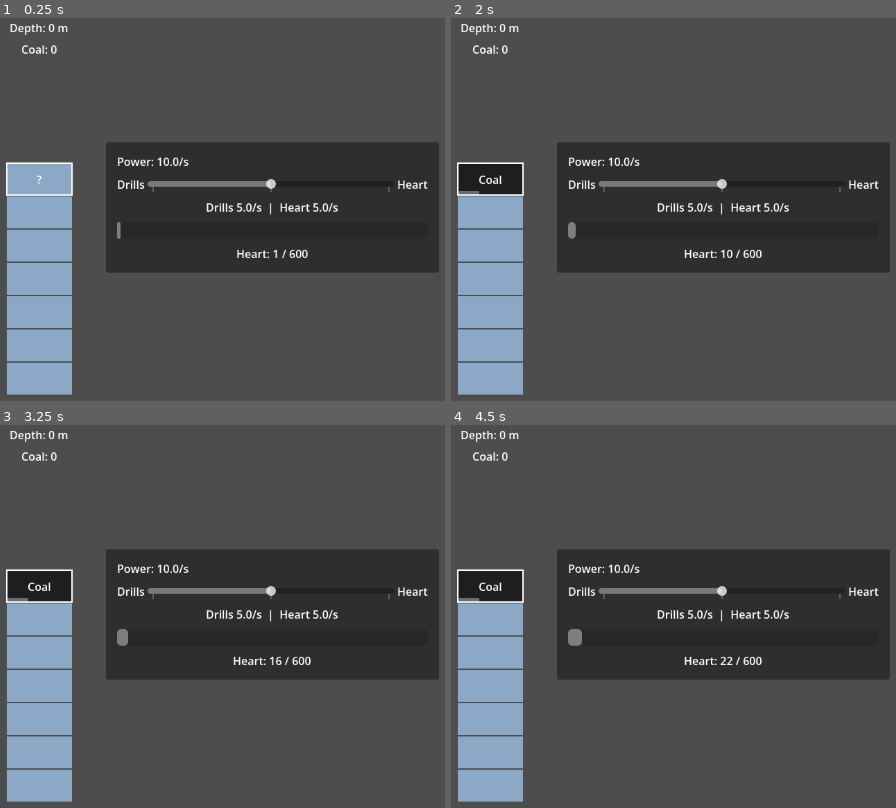
Above: before the commit, frames 1-4 (two rows, left to right).
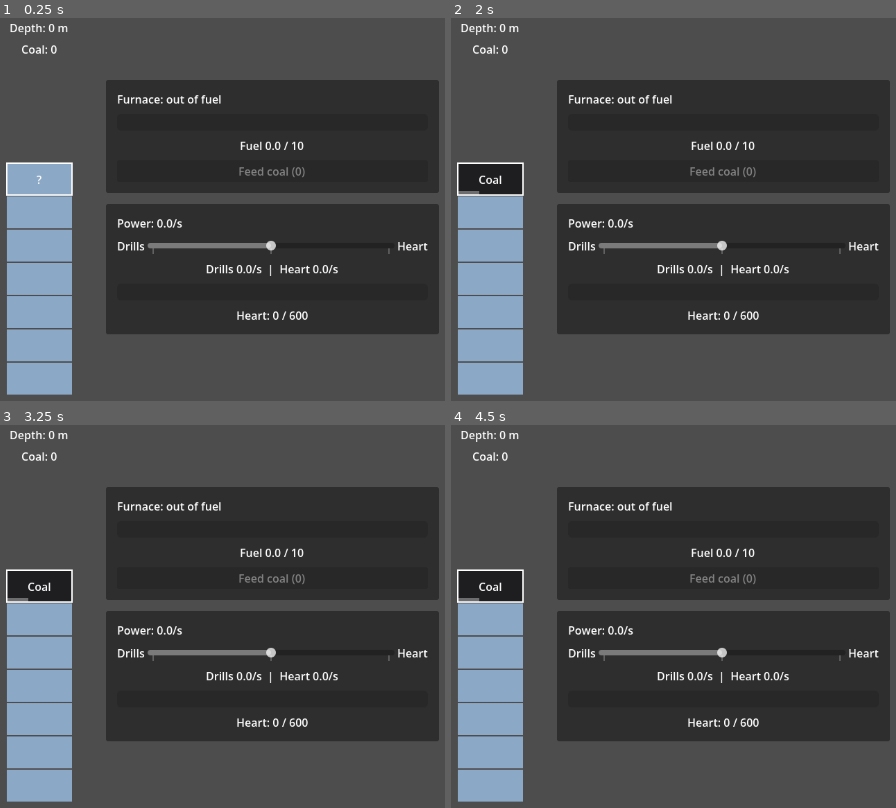
Above: after the commit, the same moments.

Repository: SneakKestrel16/Mininginc
Game: Godot game, scene res://src/main.tscn
Two runs of this game, one before a commit and one after it. Both use one fixed random seed, a clock stepped at 60 frames per second and the inputs below.
Inputs (mouse positions are in pixels of both pictures, inside the frame that each line leads up to):
- Up to frame 1 (0.25 s): no input
- Up to frame 2 (2 s): tap Enter at 0.5 s; move the mouse to (851, 186) at 0.52 s; click (851, 186) at 0.67 s; tap Space at 1.25 s; move the mouse to (513, 228) at 1.27 s; click (513, 228) at 1.42 s
- Up to frame 3 (3.25 s): move the mouse to (302, 516) at 2.02 s; click (302, 516) at 2.17 s; move the mouse to (182, 704) at 2.77 s; click (182, 704) at 2.92 s
- Up to frame 4 (4.5 s): move the mouse to (outside the picture) at 3.52 s; click (outside the picture) at 3.67 s; move the mouse to (outside the picture) at 4.27 s; click (outside the picture) at 4.42 s

The runs differ from the first frame. In frame 1, 29% of the frame differs, in the area x 23-99%, y 16-83%; in frame 2, 29%; in frame 3, 29%; in frame 4, 29%.

Commit message:
feat: story 003 hand-fed furnace (heartwake/story-003)
Furnace (pure logic) holds whole coal pieces, burns one at a time and stops when
empty (the brief's stall); tick averages power over the tick so many small ticks
equal one large one, which offline progress (story 007) relies on. Economy now
draws power from the furnace instead of the fake source; Feed coal moves as much
of the mine's coal as fits. Mine signal dug renamed changed (also fires on take).
Closes story 002 (8/8, Completion Notes added).
Self-check tests/unit/heartwake/furnace_check.gd passes; evidence in
production/qa/evidence/story-003-furnace/.

Diff:
--- a/data/economy.json
+++ b/data/economy.json
@@ -1,6 +1,8 @@
 {
 	"tick_seconds": 0.1,
-	"fake_power_per_second": 10.0,
 	"heart_share_default": 0.5,
-	"heart_first_threshold": 600.0
+	"heart_first_threshold": 600.0,
+	"furnace_fuel_capacity": 10,
+	"furnace_burn_seconds_per_coal": 5.0,
+	"furnace_power_per_second": 10.0
 }
--- a/src/economy/economy.gd
+++ b/src/economy/economy.gd
@@ -1,5 +1,4 @@
 ## Runs the economy on a fixed tick, with tuning values from data/economy.json.
-## Until story 003 adds the furnace, power comes from a fake source at a fixed rate.
 class_name Economy
 extends Node
 
@@ -8,10 +7,16 @@
 
 const CONFIG_PATH := "res://data/economy.json"
 
+## Where the furnace's coal comes from.
+@export var mine: Mine
+
 ## The drills/Heart split this economy feeds.
 var split: PowerSplit
 
-## Power produced per second by all generators.
+## The hand-fed furnace, the only generator until story 006.
+var furnace: Furnace
+
+## Power produced per second by all generators over the last tick.
 var power_per_second: float = 0.0
 
 var _tick_seconds: float
@@ -24,16 +29,26 @@
 		set_process(false)
 		return
 	_tick_seconds = config["tick_seconds"]
-	power_per_second = config["fake_power_per_second"]
 	split = PowerSplit.new(config["heart_first_threshold"], config["heart_share_default"])
+	furnace = Furnace.new(
+		config["furnace_fuel_capacity"],
+		config["furnace_burn_seconds_per_coal"],
+		config["furnace_power_per_second"],
+	)
 
 
 func _process(delta: float) -> void:
 	_elapsed += delta
 	while _elapsed >= _tick_seconds:
 		_elapsed -= _tick_seconds
+		power_per_second = furnace.tick(_tick_seconds)
 		split.tick(power_per_second, _tick_seconds)
 		ticked.emit()
+
+
+## Moves as much of the mine's coal into the furnace as fits. Returns how many went in.
+func feed_furnace() -> int:
+	return mine.take("coal", furnace.feed(mine.ores.get("coal", 0)))
 
 
 ## Returns the config, or an empty Dictionary after reporting why it is unusable.
@@ -43,13 +58,15 @@
 	if not config is Dictionary:
 		_fail("Cannot read %s (open error %d)" % [CONFIG_PATH, FileAccess.get_open_error()])
 		return {}
-	for key in ["tick_seconds", "fake_power_per_second", "heart_share_default", "heart_first_threshold"]:
+	for key in ["tick_seconds", "heart_share_default", "heart_first_threshold",
+			"furnace_fuel_capacity", "furnace_burn_seconds_per_coal", "furnace_power_per_second"]:
 		if not config.has(key):
 			_fail("%s is missing \"%s\"" % [CONFIG_PATH, key])
 			return {}
-	if config["tick_seconds"] <= 0.0:
-		_fail("%s: tick_seconds must be above 0" % CONFIG_PATH)
-		return {}
+	for key in ["tick_seconds", "furnace_burn_seconds_per_coal"]:
+		if config[key] <= 0.0:
+			_fail("%s: %s must be above 0" % [CONFIG_PATH, key])
+			return {}
 	return config
 
 
--- /dev/null
+++ b/src/economy/furnace.gd
@@ -0,0 +1,63 @@
+## A furnace that burns hand-fed coal into power (brief: MVP feature 2).
+## Pure logic with no scene dependency. It holds whole pieces of coal and burns one at a
+## time; when the last piece burns out it stops, which is the brief's stall.
+class_name Furnace
+extends RefCounted
+
+## Most coal the furnace holds, counting the piece burning.
+var capacity: int
+## Seconds one piece of coal burns.
+var burn_seconds: float
+## Power produced per second while burning.
+var power_per_second: float
+
+## Unburned pieces waiting in the furnace.
+var fuel: int = 0
+## Seconds left on the piece burning now; 0 when nothing burns.
+var burn_left: float = 0.0
+
+
+func _init(fuel_capacity: int, seconds_per_coal: float, power: float) -> void:
+	capacity = fuel_capacity
+	burn_seconds = seconds_per_coal
+	power_per_second = power
+
+
+## Pieces of coal that still fit.
+func space() -> int:
+	return maxi(capacity - fuel - (1 if burn_left > 0.0 else 0), 0)
+
+
+## Loads up to [param available] coal, as much as fits. Returns how many went in.
+func feed(available: int) -> int:
+	var loaded := mini(space(), available)
+	fuel += loaded
+	return loaded
+
+
+## Burns for [param seconds] and returns the average power produced over them.
+## Starts the next piece as soon as one burns out, so output only stops when all fuel is gone.
+func tick(seconds: float) -> float:
+	var remaining := seconds
+	var burned := 0.0
+	while remaining > 0.0:
+		if burn_left <= 0.0:
+			if fuel == 0:
+				break
+			fuel -= 1
+			burn_left = burn_seconds
+		var used := minf(burn_left, remaining)
+		burn_left -= used
+		remaining -= used
+		burned += used
+	return power_per_second * burned / seconds
+
+
+## Fuel left, in pieces of coal, counting the part of the piece still burning.
+func fuel_level() -> float:
+	return fuel + burn_left / burn_seconds
+
+
+## True while there is anything left to burn.
+func is_burning() -> bool:
+	return burn_left > 0.0 or fuel > 0
--- a/src/main.tscn
+++ b/src/main.tscn
@@ -1,9 +1,10 @@
-[gd_scene load_steps=5 format=3]
+[gd_scene load_steps=6 format=3]
 
 [ext_resource type="Script" path="res://src/economy/economy.gd" id="1_economy"]
 [ext_resource type="PackedScene" path="res://src/ui/power_panel.tscn" id="2_panel"]
 [ext_resource type="Script" path="res://src/mining/mine.gd" id="3_mine"]
 [ext_resource type="PackedScene" path="res://src/mining/dig_shaft_view.tscn" id="4_shaft"]
+[ext_resource type="PackedScene" path="res://src/ui/furnace_panel.tscn" id="5_furnace"]
 
 [node name="Main" type="Control"]
 layout_mode = 3
@@ -13,11 +14,12 @@
 grow_horizontal = 2
 grow_vertical = 2
 
-[node name="Economy" type="Node" parent="."]
-script = ExtResource("1_economy")
-
 [node name="Mine" type="Node" parent="."]
 script = ExtResource("3_mine")
+
+[node name="Economy" type="Node" parent="." node_paths=PackedStringArray("mine")]
+script = ExtResource("1_economy")
+mine = NodePath("../Mine")
 
 [node name="Center" type="CenterContainer" parent="."]
 layout_mode = 1
@@ -35,7 +37,15 @@
 layout_mode = 2
 mine = NodePath("../../../Mine")
 
-[node name="PowerPanel" parent="Center/Columns" node_paths=PackedStringArray("economy") instance=ExtResource("2_panel")]
+[node name="Panels" type="VBoxContainer" parent="Center/Columns"]
 layout_mode = 2
 size_flags_vertical = 4
-economy = NodePath("../../../Economy")
+theme_override_constants/separation = 16
+
+[node name="FurnacePanel" parent="Center/Columns/Panels" node_paths=PackedStringArray("economy") instance=ExtResource("5_furnace")]
+layout_mode = 2
+economy = NodePath("../../../../Economy")
+
+[node name="PowerPanel" parent="Center/Columns/Panels" node_paths=PackedStringArray("economy") instance=ExtResource("2_panel")]
+layout_mode = 2
+economy = NodePath("../../../../Economy")
--- a/src/mining/dig_shaft_view.gd
+++ b/src/mining/dig_shaft_view.gd
@@ -21,7 +21,7 @@
 	_shaft.custom_minimum_size = Vector2(BLOCK_SIZE.x, BLOCK_SIZE.y * (BLOCKS_ABOVE + 1 + BLOCKS_BELOW))
 	_shaft.draw.connect(_draw_shaft)
 	_shaft.gui_input.connect(_on_shaft_input)
-	mine.dug.connect(_refresh)
+	mine.changed.connect(_refresh)
 	_refresh()
 
 
--- a/src/mining/mine.gd
+++ b/src/mining/mine.gd
@@ -2,8 +2,8 @@
 class_name Mine
 extends Node
 
-## Emitted after every hit on the shaft, broken or not.
-signal dug
+## Emitted after every hit on the shaft, broken or not, and whenever ore is taken.
+signal changed
 
 const CONFIG_PATH := "res://data/ores.json"
 
@@ -29,7 +29,16 @@
 	var contents := shaft.hit(power)
 	if contents in ores:
 		ores[contents] += 1
-	dug.emit()
+	changed.emit()
+
+
+## Removes up to [param amount] of ore [param id]. Returns how much was taken.
+func take(id: String, amount: int) -> int:
+	var taken := mini(amount, ores.get(id, 0))
+	if taken > 0:
+		ores[id] -= taken
+		changed.emit()
+	return taken
 
 
 ## Returns the config, or an empty Dictionary after reporting why it is unusable.
--- /dev/null
+++ b/src/ui/furnace_panel.gd
@@ -0,0 +1,29 @@
+## Shows the furnace's fuel and output, and feeds it coal by hand.
+extends PanelContainer
+
+## The economy whose furnace this panel shows.
+@export var economy: Economy
+
+@onready var _state_label: Label = %StateLabel
+@onready var _fuel_bar: ProgressBar = %FuelBar
+@onready var _fuel_label: Label = %FuelLabel
+@onready var _feed_button: Button = %FeedButton
+
+
+func _ready() -> void:
+	_fuel_bar.max_value = economy.furnace.capacity
+	_feed_button.pressed.connect(economy.feed_furnace)
+	economy.ticked.connect(_refresh)
+	economy.mine.changed.connect(_refresh)
+	_refresh()
+
+
+func _refresh() -> void:
+	var furnace := economy.furnace
+	var coal: int = economy.mine.ores.get("coal", 0)
+	_state_label.text = "Furnace: burning, %.1f/s" % economy.power_per_second if furnace.is_burning() \
+			else "Furnace: out of fuel"
+	_fuel_bar.value = furnace.fuel_level()
+	_fuel_label.text = "Fuel %.1f / %d" % [furnace.fuel_level(), furnace.capacity]
+	_feed_button.text = "Feed coal (%d)" % coal
+	_feed_button.disabled = coal == 0 or furnace.space() == 0
--- /dev/null
+++ b/src/ui/furnace_panel.tscn
@@ -0,0 +1,38 @@
+[gd_scene load_steps=2 format=3]
+
+[ext_resource type="Script" path="res://src/ui/furnace_panel.gd" id="1_panel"]
+
+[node name="FurnacePanel" type="PanelContainer"]
+custom_minimum_size = Vector2(480, 0)
+script = ExtResource("1_panel")
+
+[node name="Margin" type="MarginContainer" parent="."]
+layout_mode = 2
+theme_override_constants/margin_left = 16
+theme_override_constants/margin_top = 16
+theme_override_constants/margin_right = 16
+theme_override_constants/margin_bottom = 16
+
+[node name="Rows" type="VBoxContainer" parent="Margin"]
+layout_mode = 2
+theme_override_constants/separation = 10
+
+[node name="StateLabel" type="Label" parent="Margin/Rows"]
+unique_name_in_owner = true
+layout_mode = 2
+
+[node name="FuelBar" type="ProgressBar" parent="Margin/Rows"]
+unique_name_in_owner = true
+custom_minimum_size = Vector2(0, 24)
+layout_mode = 2
+show_percentage = false
+
+[node name="FuelLabel" type="Label" parent="Margin/Rows"]
+unique_name_in_owner = true
+layout_mode = 2
+horizontal_alignment = 1
+
+[node name="FeedButton" type="Button" parent="Margin/Rows"]
+unique_name_in_owner = true
+layout_mode = 2
+text = "Feed coal"
--- /dev/null
+++ b/tests/unit/heartwake/furnace_check.gd
@@ -0,0 +1,39 @@
+## Self-check for Furnace until /test-setup installs gdUnit4.
+## Run: <godot> --headless --path . -s res://tests/unit/heartwake/furnace_check.gd
+## Exits 0 when every check passes, 1 on the first failure.
+extends SceneTree
+
+
+func _init() -> void:
+	var failures := 0
+	var furnace := Furnace.new(3, 2.0, 10.0)
+
+	failures += _check(furnace.tick(1.0) == 0.0 and not furnace.is_burning(), "empty furnace makes no power")
+	failures += _check(furnace.feed(0) == 0, "feeding no coal does nothing")
+	failures += _check(furnace.feed(5) == 3 and furnace.fuel == 3, "feed stops at capacity")
+
+	failures += _check(is_equal_approx(furnace.tick(1.0), 10.0), "burning gives full power")
+	failures += _check(furnace.space() == 0, "the burning piece still takes a slot")
+	failures += _check(is_equal_approx(furnace.fuel_level(), 2.5), "fuel level counts the burning part")
+
+	# 2.5 pieces left = 5 s of burning; a 6 s tick burns out 1 s before its end.
+	failures += _check(is_equal_approx(furnace.tick(6.0), 10.0 * 5.0 / 6.0), "power averages over a tick that runs dry")
+	failures += _check(not furnace.is_burning() and furnace.tick(1.0) == 0.0, "out of fuel: output stops (the stall)")
+
+	var a := Furnace.new(10, 5.0, 10.0)
+	var b := Furnace.new(10, 5.0, 10.0)
+	a.feed(4)
+	b.feed(4)
+	var total_a := 0.0
+	for i in 100:
+		total_a += a.tick(0.1)
+	failures += _check(is_equal_approx(total_a * 0.1, b.tick(10.0) * 10.0), "same burn for many small ticks or one large one")
+
+	print("furnace_check: %s" % ("PASS" if failures == 0 else "%d FAILED" % failures))
+	quit(1 if failures else 0)
+
+
+func _check(ok: bool, what: String) -> int:
+	if not ok:
+		printerr("FAIL: " + what)
+	return 0 if ok else 1
Binary file added: production/qa/evidence/story-003-furnace/burning.png
Binary file added: production/qa/evidence/story-003-furnace/out-of-fuel.png
Not shown, added: production/qa/evidence/story-003-furnace/stamp.txt
Not shown, added: src/economy/furnace.gd.uid
Not shown, added: src/ui/furnace_panel.gd.uid
Not shown, added: tests/unit/heartwake/furnace_check.gd.uid
Not shown, changed: production/epics/heartwake/story-002-dig-shaft.md
Not shown, changed: production/epics/heartwake/story-003-furnace.md
